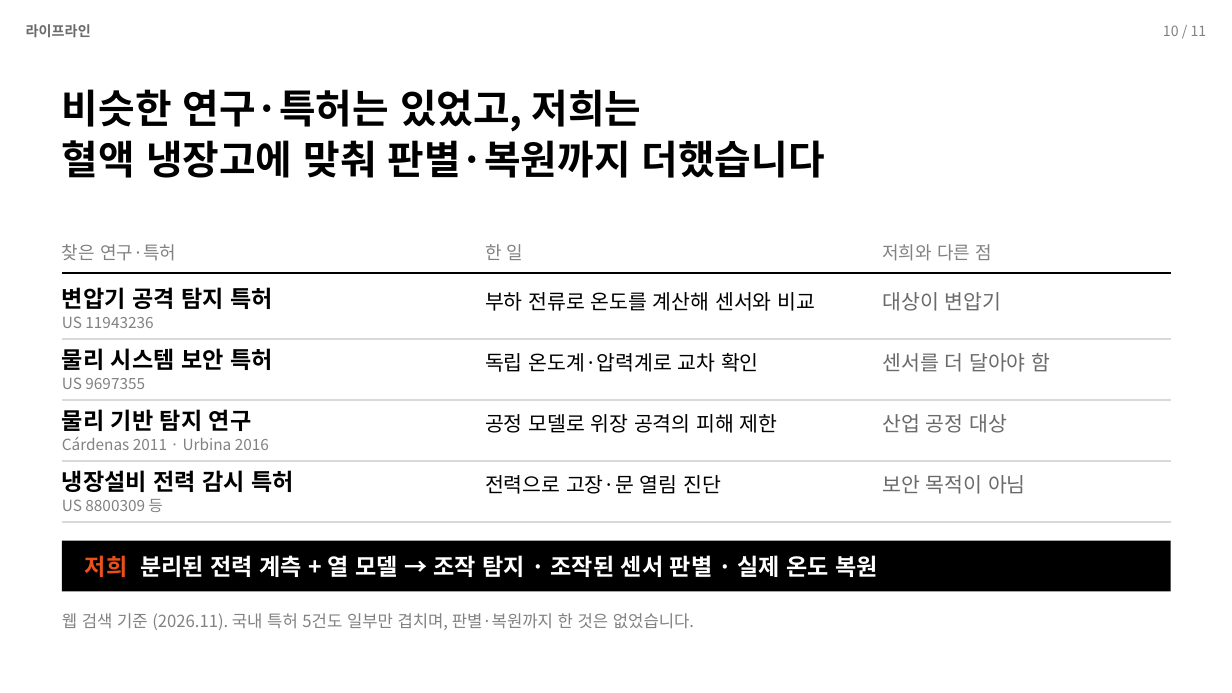
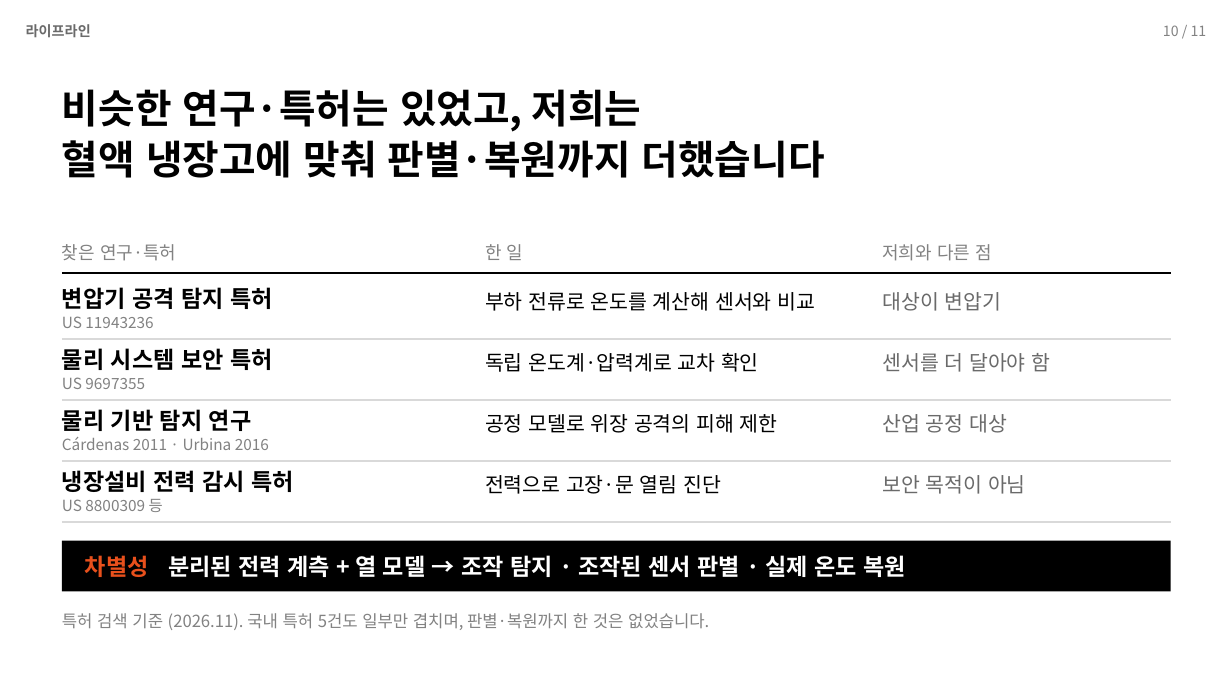
Before and after one commit to Jakpae/Blood-fridge-tamper-detection, a slide deck: slide 10 of docs/presentation/발표_라이프라인.pptx. Drawn at 1232x693 pixels with LibreOffice and Linux fonts; fonts in the diff are those of the drawing. Boxes give left, top, right and bottom in pixels: in the first picture for what was removed or moved away, otherwise in the second. Text is boxed around its words. In the diff, an @@ line names an element or a change of style, - is before the commit and + after.

```diff
--- a/docs/presentation/발표_라이프라인.pptx
+++ b/docs/presentation/발표_라이프라인.pptx
@@ text at box(85, 555, 906, 577): text changed @@
-저희 분리된 전력 계측 + 열 모델 → 조작 탐지 · 조작된 센서 판별 · 실제 온도 복원
+차별성 분리된 전력 계측 + 열 모델 → 조작 탐지 · 조작된 센서 판별 · 실제 온도 복원
@@ text at box(62, 613, 709, 630): text changed @@
-웹 검색 기준 (2026.11). 국내 특허 5건도 일부만 겹치며, 판별·복원까지 한 것은 없었습니다.
+특허 검색 기준 (2026.11). 국내 특허 5건도 일부만 겹치며, 판별·복원까지 한 것은 없었습니다.
```
Also in this commit, not shown: 7 other slides changed, 3 other files.
